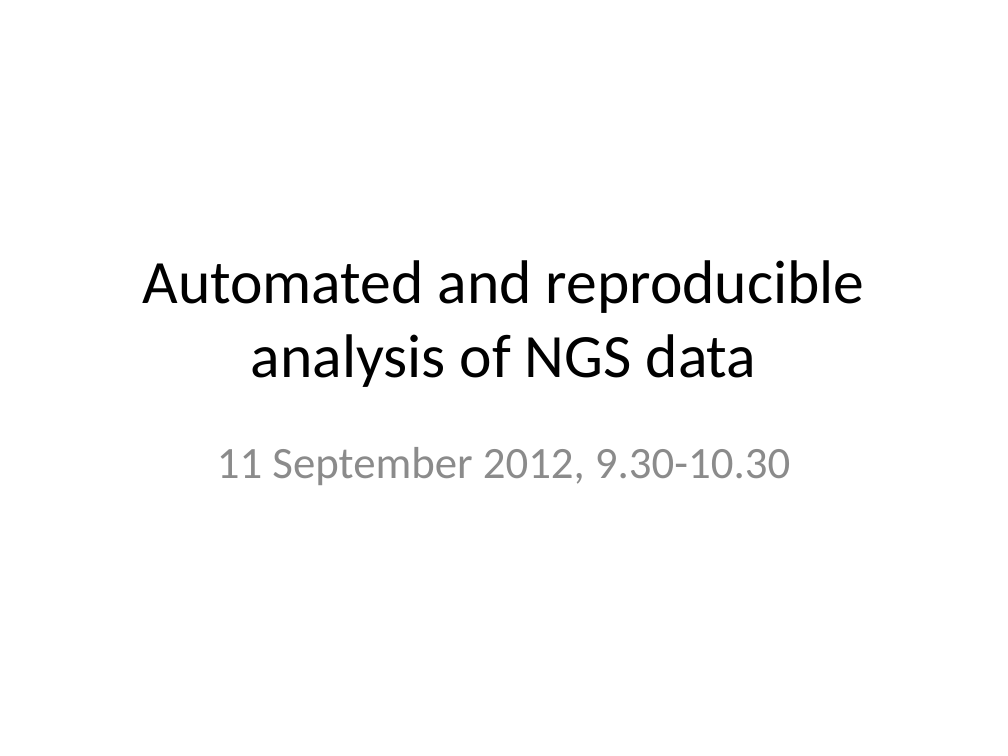
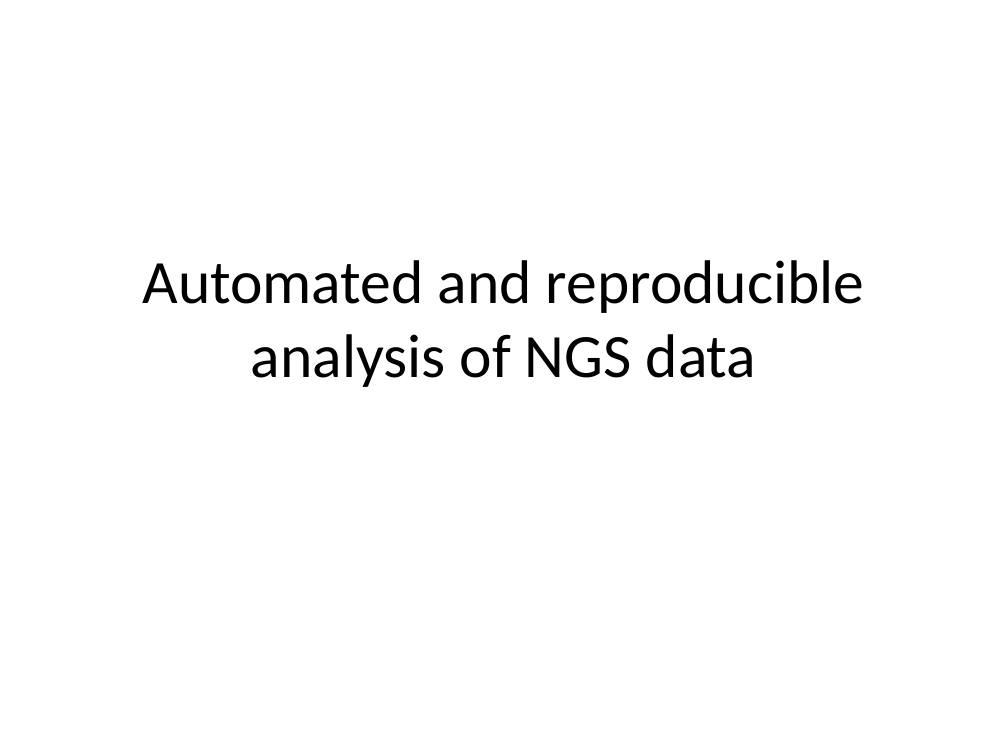
Before and after one commit to naturalis/arangs, a slide deck: slide 1 of doc/slides/day1/session1/NGSplatforms.pptx. Drawn at 1008x756 pixels with LibreOffice and Linux fonts; fonts in the diff are those of the drawing; background and template pictures are left out. Boxes give left, top, right and bottom in pixels: in the first picture for what was removed or moved away, otherwise in the second. Text is boxed around its words. In the diff, an @@ line names an element or a change of style, - is before the commit and + after.

Commit message:
removed old date

```diff
--- a/doc/slides/day1/session1/NGSplatforms.pptx
+++ b/doc/slides/day1/session1/NGSplatforms.pptx
@@ subtitle removed at [217,447,790,485] @@
-11 September 2012, 9.30-10.30
```
